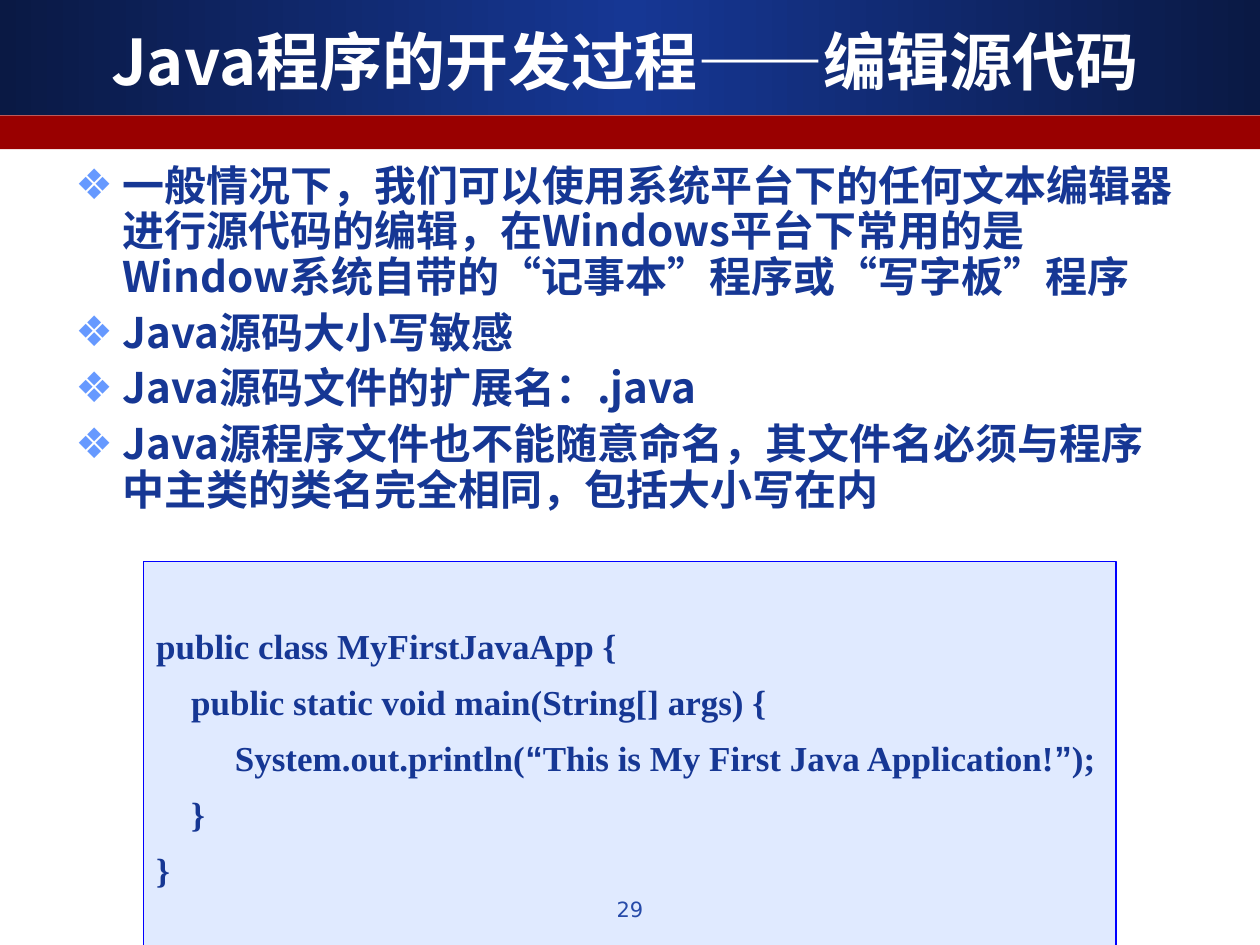
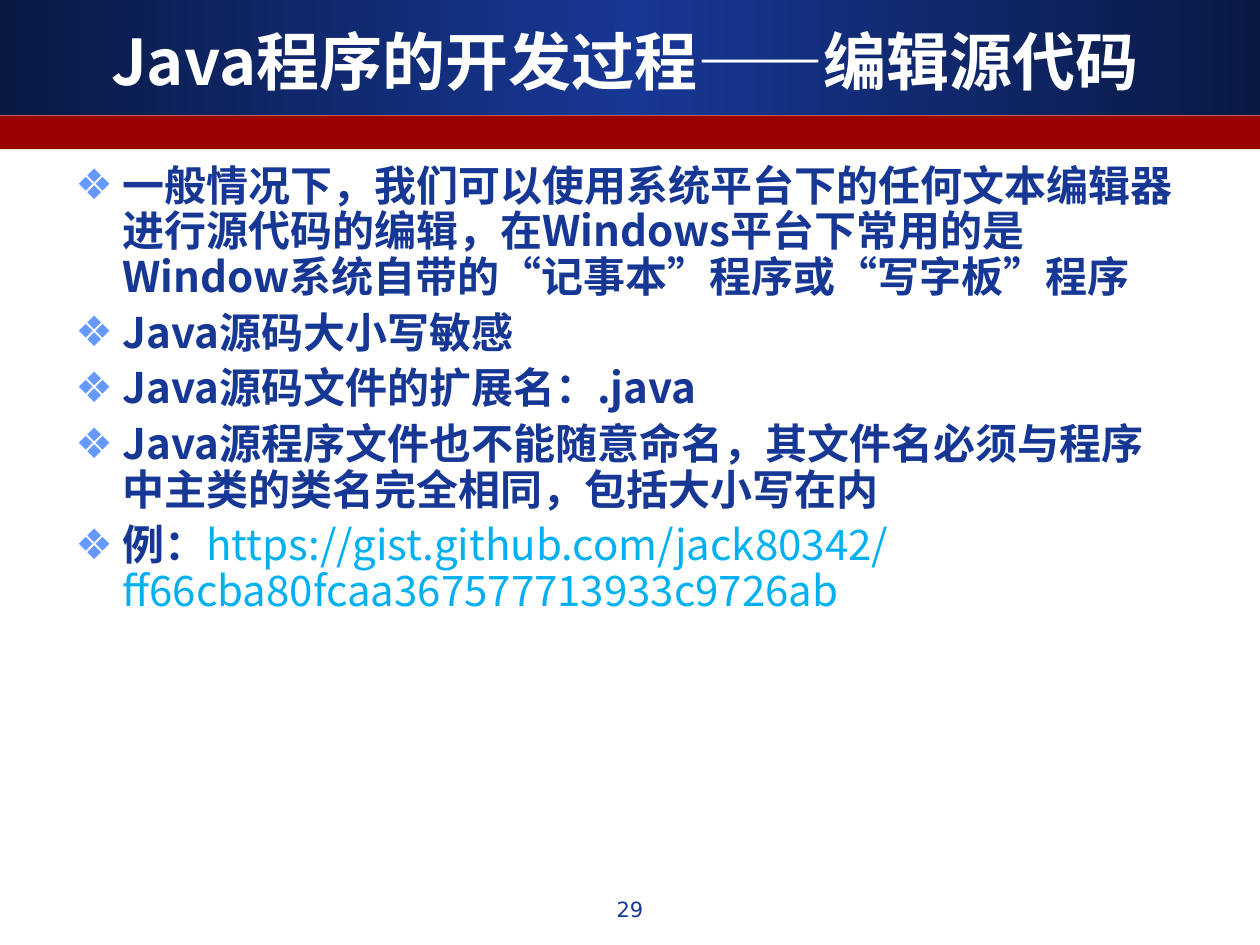
Before and after one commit to ALiberInc/Training, a slide deck: slide 29 of Java/第一章_Java简介.ppt. Drawn at 1260x945 pixels with LibreOffice and Linux fonts; fonts in the diff are those of the drawing. Boxes give left, top, right and bottom in pixels: in the first picture for what was removed or moved away, otherwise in the second. Text is boxed around its words. In the diff, an @@ line names an element or a change of style, - is before the commit and + after.

```diff
--- a/Java/第一章_Java简介.ppt
+++ b/Java/第一章_Java简介.ppt
@@ text at (122,524,888,607): paragraph added @@
+❖ 例：https://gist.github.com/jack80342/ff66cba80fcaa367577713933c9726ab
@@ rectangle removed at (144,562,1116,945) @@
-public class MyFirstJavaApp {
-public static void main(String[] args) {
-System.out.println(“This is My First Java Application!”);
-}
-}
```
Also in this commit, not shown: 7 other slides changed.
